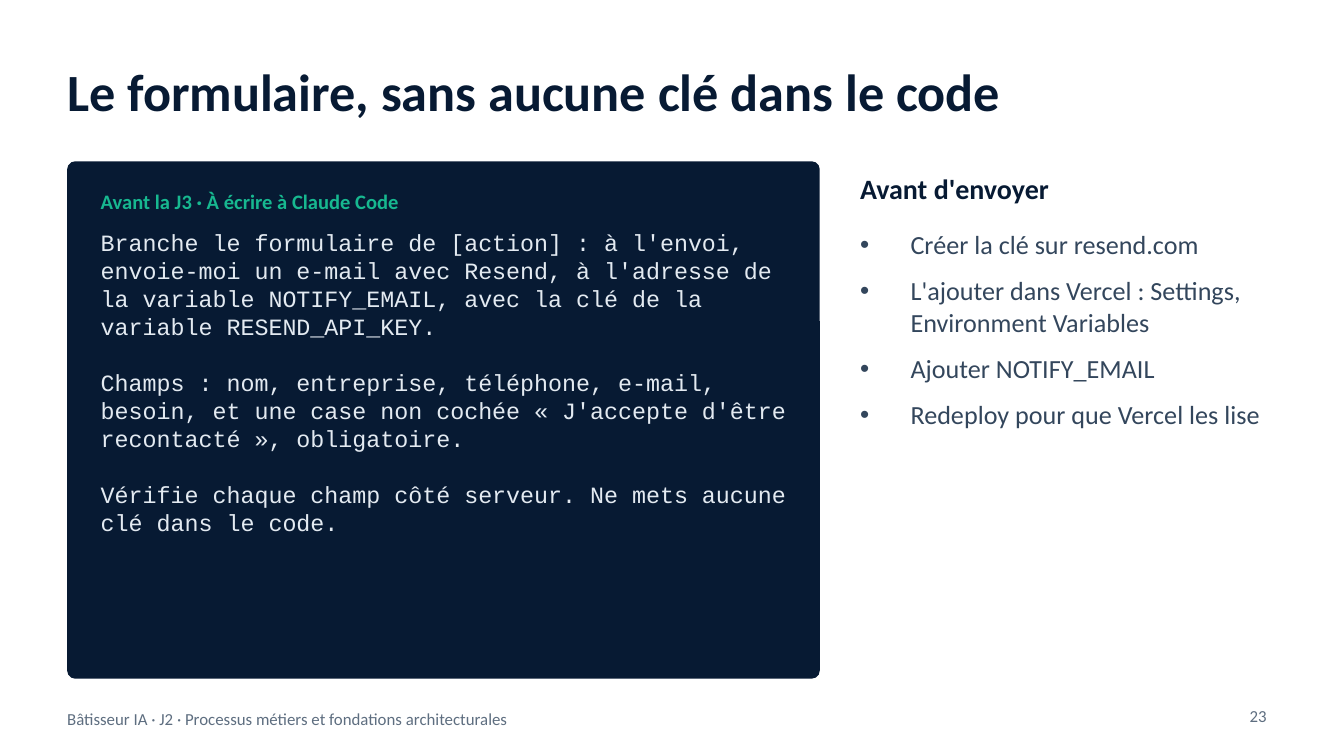
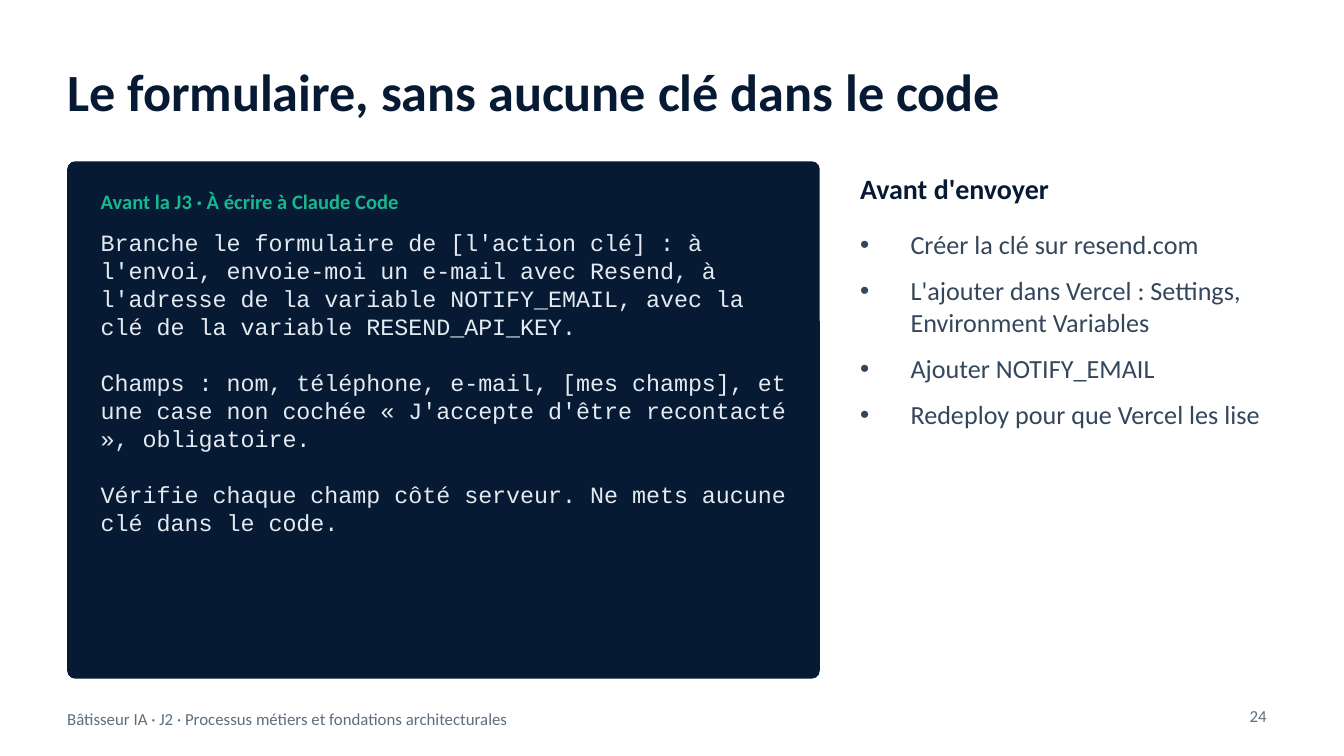
Before and after one commit to benyG/cisspbootcamp, a slide deck: slide 24 of content/library/files/Batisseur-IA-J2.pptx (slide 23 before the commit). Drawn at 1344x756 pixels with LibreOffice and Linux fonts; fonts in the diff are those of the drawing. Boxes give left, top, right and bottom in pixels: in the first picture for what was removed or moved away, otherwise in the second. Text is boxed around its words. In the diff, an @@ line names an element or a change of style, - is before the commit and + after.

```diff
--- a/content/library/files/Batisseur-IA-J2.pptx
+++ b/content/library/files/Batisseur-IA-J2.pptx
@@ text at box(101, 234, 786, 452): text changed @@
-Branche le formulaire de [action] : à l'envoi, envoie-moi un e-mail avec Resend, à l'adresse de la variable NOTIFY_EMAIL, avec la clé de la variable RESEND_API_KEY.
-Champs : nom, entreprise, téléphone, e-mail, besoin, et une case non cochée « J'accepte d'être recontacté », obligatoire.
+Branche le formulaire de [l'action clé] : à l'envoi, envoie-moi un e-mail avec Resend, à l'adresse de la variable NOTIFY_EMAIL, avec la clé de la variable RESEND_API_KEY.
+Champs : nom, téléphone, e-mail, [mes champs], et une case non cochée « J'accepte d'être recontacté », obligatoire.
@@ page number at box(1250, 711, 1267, 722): text changed @@
-23
+24
```
Also in this commit, not shown: 12 other slides changed, 1 slide added, 13 other files.
